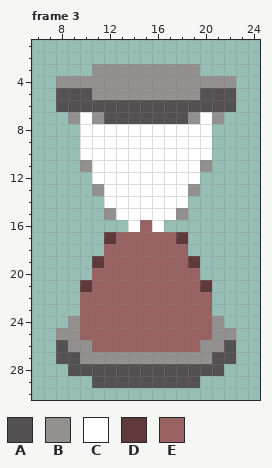
Two states of a pixel-art file, assets/sprites/hourglass.aseprite. This is how it looked before the edit.
32x32 pixels, 3 frames. Shown: frame 3: x 6..24, y 1..30.
Palette (. is transparent): A #535151  B #939090  C #ffffff  D #603a3a  E #996262
The result:
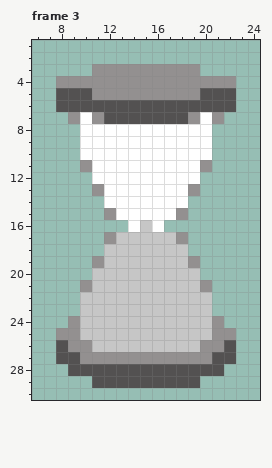
What changed:
colour E: #996262 -> #c6c6c6
Frame 3:
y 17: x 12 D -> B; x 18 D -> B
y 19: x 11 D -> B; x 19 D -> B
y 21: x 10 D -> B; x 20 D -> B
